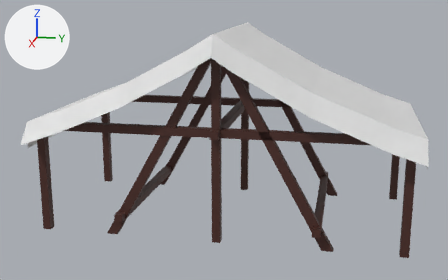
One commit to the FBX model Assets/1. Art/3D Assets/Tents/Tent_02.fbx: the scene before it, then after it.
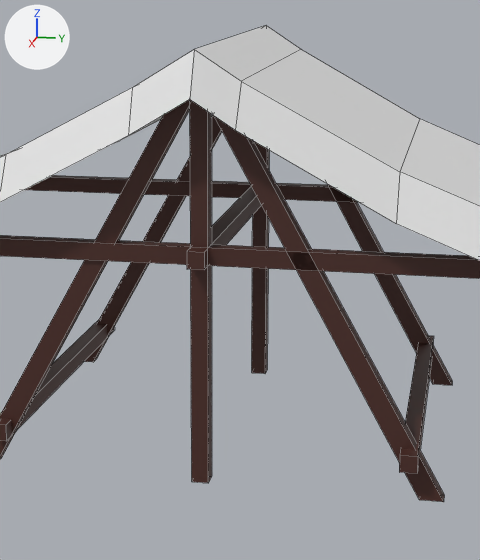
Each version is shown whole from a 50 mm lens placed at (19.19, 10.42, 8.25), pointed at (-2.74, 6.03, 2.76), then close up on the part from 27% to 78% of the width and 4% to 100% of the height. Every picture has the same lights, and +X, +Y and +Z are marked at upper left. The close-ups show mesh edges as thin lines. Where no turn or scale is listed for an object, it has been applied to the vertices.

Objects in the first close-up: 'Tent_02'.
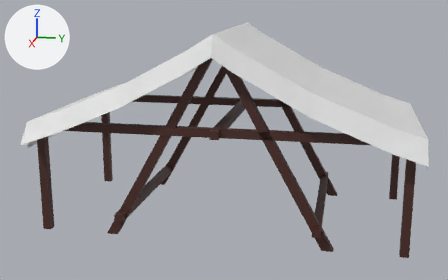
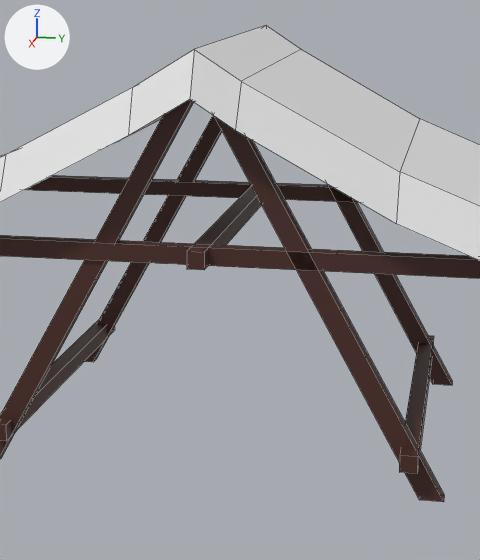
Where the newer file only moved an object's origin or applied its transform, the numbers keep the older frame.

Pixel boxes (x1, y1, x2, y2) of what changed, in the close-ups (480 x 560 px):
part 1 of me_plane_096, deleted (brown)
    before: (252, 141, 269, 374)
part 2 of me_plane_096, deleted (brown)
    before: (190, 99, 212, 483)

Diff of the bpy script that builds the scene:
```diff
--- a/Assets/1. Art/3D Assets/Tents/Tent_02.fbx.py
+++ b/Assets/1. Art/3D Assets/Tents/Tent_02.fbx.py
@@ me_plane_096 @@
 me_plane_096.from_pydata(...)  # 172 vertices, 122 faces; spans x -6.5..0.62, y -0.35..12.95, z -0.14..6.86
 # used by ob_tent_02; location = (0.0, 0.0, 0.0)
 # verts and faces of me_plane_096; kept vertices keep their numbers, new ones are numbered from 172
 # before: 16 (-6.02, 6.16, -0.14), 17 (-5.74, 6.16, -0.14) at pixel (251, 372), 18 (-6.02, 6.16, 6.44), 19 (-5.74, 6.16, 6.44), 20 (-6.02, 6.44, 6.44)
 # before: 21 (-6.02, 6.44, -0.14) at pixel (267, 369), 22 (-5.74, 6.44, -0.14) at pixel (265, 373), 23 (-5.74, 6.44, 6.44)
 # before: 96 (-0.28, 6.16, -0.14), 97 (0.0, 6.16, -0.14) at pixel (191, 481), 98 (-0.28, 6.16, 6.44), 99 (0.0, 6.16, 6.44), 100 (-0.28, 6.44, 6.44)
 # before: 101 (-0.28, 6.44, -0.14) at pixel (211, 476), 102 (0.0, 6.44, -0.14) at pixel (208, 483), 103 (0.0, 6.44, 6.44)
+# me_plane_096 part 1
+delete_vertices([16, 17, 21, 22])  # with the faces that use them
+# me_plane_096 part 2
+delete_vertices([96, 97, 101, 102])  # with the faces that use them
 me_plane_096.materials.append(mat_tentroof_001)
```
